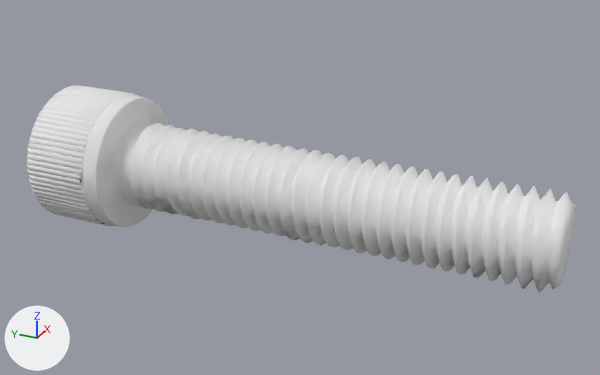
The OBJ model public/models/screw.obj: old version first, new version second.
Rendered twice from a 50 mm lens placed at (-2.392, -2.065, 1.22), pointed at (0.022, -0.979, 0.013). The lights are fixed; the arrows at lower left show +X, +Y and +Z. The picture after the commit comes second. Where no turn or scale is listed for an object, it has been applied to the vertices.

The first picture shows 'screw'.
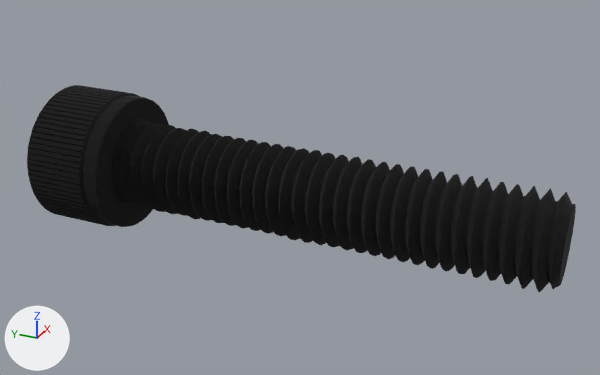
The newer file is also turned or shifted as a whole; pictures and numbers use the older file's frame.

Changed parts and their boxes [x1, y1, x2, y2] in the pictures (600 x 375 px):
'screw', recoloured, shading changed (white to black)
    both: [27, 85, 576, 293]

Patch to the scene script:
```diff
--- a/public/models/screw.obj.py
+++ b/public/models/screw.obj.py
@@ mat_diffuse_0_0_0_255 @@
 mat_diffuse_0_0_0_255 = principled_material('diffuse_0_0_0_255')
-mat_diffuse_0_0_0_255.base_color = (0.8, 0.8, 0.8)  # white #e7e7e7
+mat_diffuse_0_0_0_255.base_color = (0.0, 0.0, 0.0)  # black #000000
 mat_diffuse_0_0_0_255.roughness = 1.0
@@ me_screw @@
 me_screw.from_pydata(...)  # 2740 vertices, 5476 faces; spans x -0.26..0.26, y -1.89..0.0, z -0.26..0.26
 # used by ob_screw; location = (0.0, 0.0, 0.0)
+# me_screw part 1: all faces are now shaded flat (5476 of 5476 changed)
 me_screw.materials.append(mat_diffuse_0_0_0_255)
```
